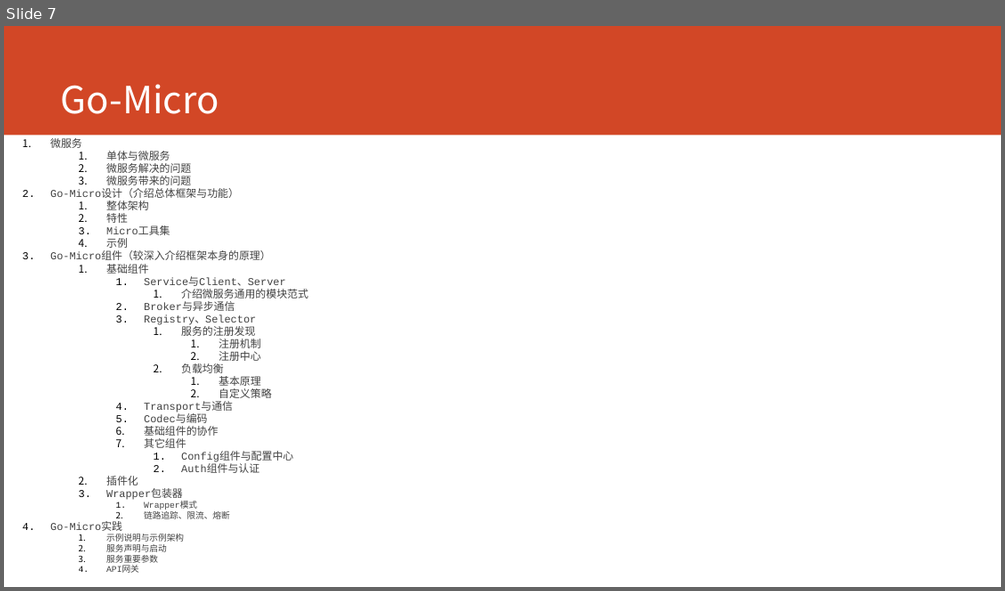
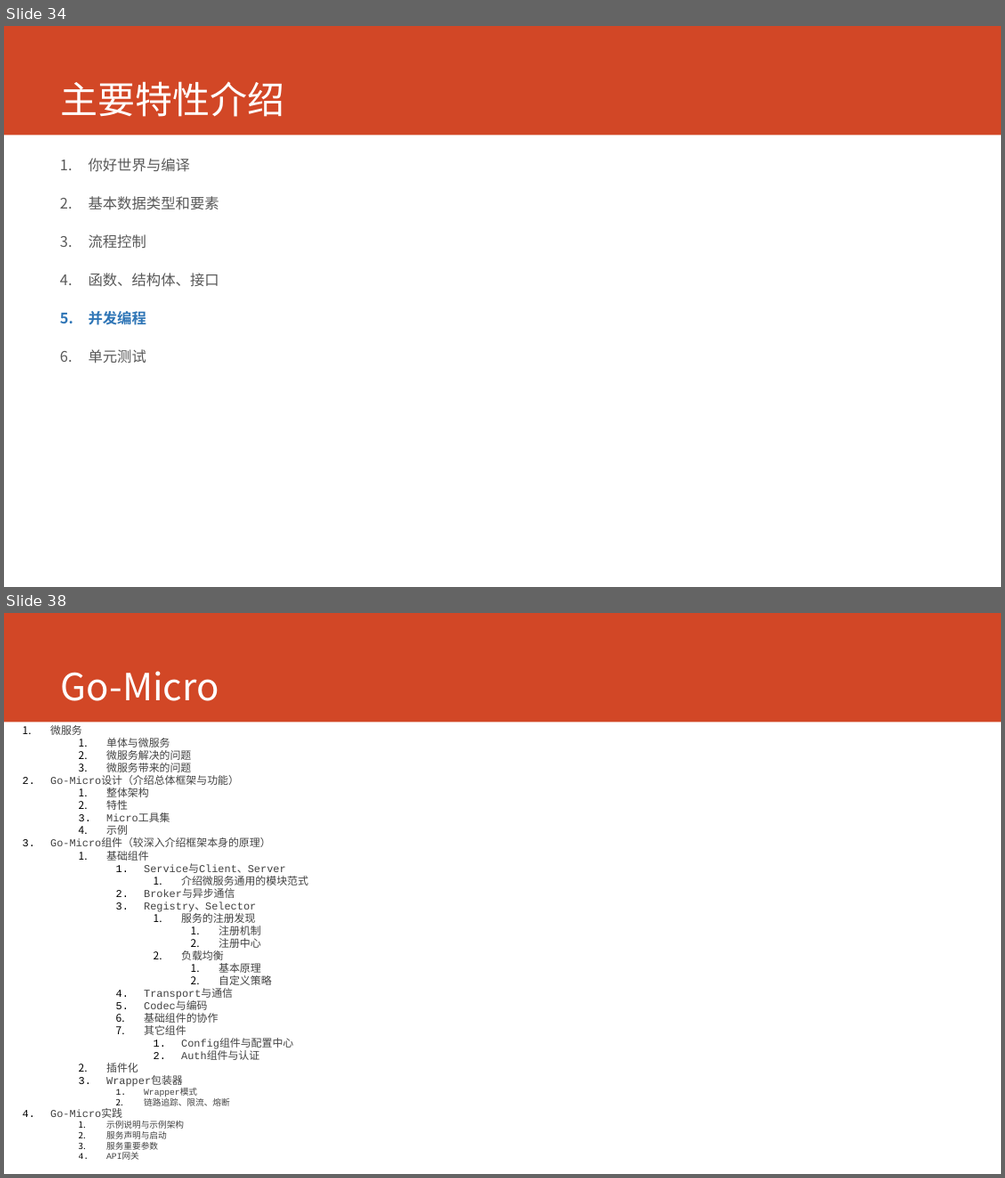
Before and after one commit to printfcoder/printfcoder, a slide deck: course/course-for-emc.pptx. Shown one above the other, each under a label of ours: slide 7 before the commit, slides 34 and 38 after it; the slides between them are not shown. The pictures are 1005x591 and 1005x1178 pixels, drawn with LibreOffice and Linux fonts; fonts in the diff are those of the drawing. Boxes give left, top, right and bottom in pixels: in the first picture for what was removed or moved away, otherwise in the second. Text is boxed around its words. In the diff, an @@ line names an element or a change of style, - is before the commit and + after.

```diff
--- a/course/course-for-emc.pptx
+++ b/course/course-for-emc.pptx
@@ slide 34 added at (4,26,1001,587), background #FFFFFF; not listed: 1 template element that a slide beside it also shows @@
@@ title added at (61,81,285,117), 36 pt, text #FFFFFF @@
+主要特性介绍
@@ text added at (89,158,219,363), 14 pt, text #595959 @@
+  1. 你好世界与编译
+  2. 基本数据类型和要素
+  3. 流程控制
+  4. 函数、结构体、接口
+  5. 并发编程
+  6. 单元测试
@@ what was slide 7 is now slide 38 @@
```
Also in this commit, not shown: 3 slides changed, 31 other slides added, 1 slide removed, 12 other files.
